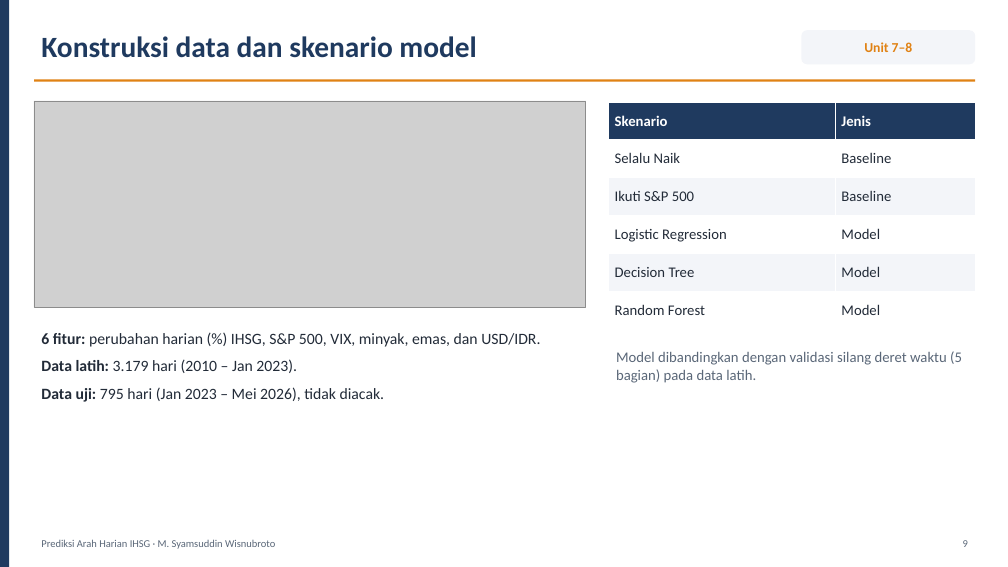
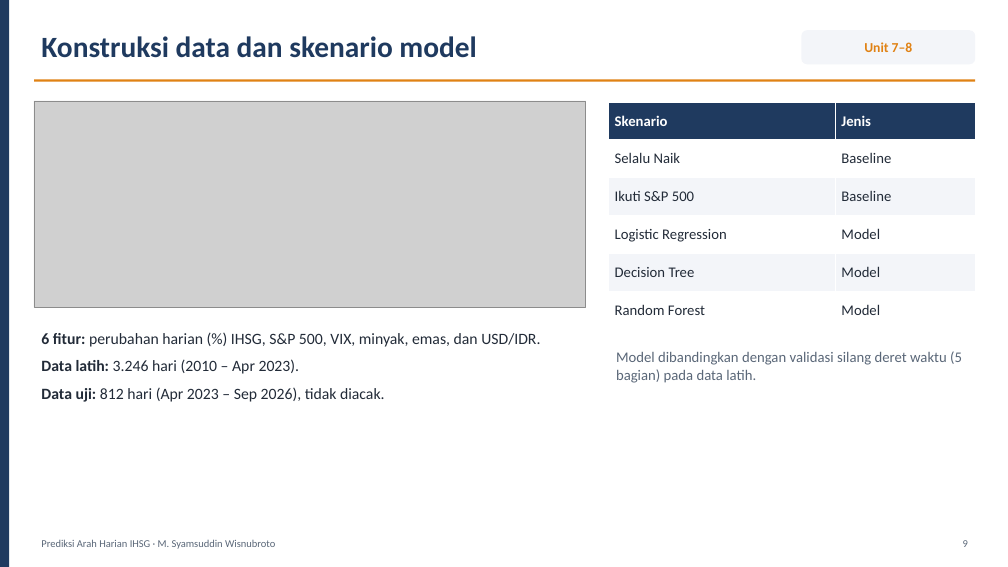
Before and after one commit to syamsuddinexcellent/portfolio-ilmuwan-data, a slide deck: slide 9 of presentation/Presentasi_Ilmuwan_Data_Syamsuddin_Wisnubroto.pptx. Drawn at 1008x567 pixels with LibreOffice and Linux fonts; fonts in the diff are those of the drawing; grey boxes stand for pictures. Boxes give left, top, right and bottom in pixels: in the first picture for what was removed or moved away, otherwise in the second. Text is boxed around its words. In the diff, an @@ line names an element or a change of style, - is before the commit and + after.

```diff
--- a/presentation/Presentasi_Ilmuwan_Data_Syamsuddin_Wisnubroto.pptx
+++ b/presentation/Presentasi_Ilmuwan_Data_Syamsuddin_Wisnubroto.pptx
@@ text at box(41, 359, 385, 402): text changed @@
-Data latih: 3.179 hari (2010 – Jan 2023).
-Data uji: 795 hari (Jan 2023 – Mei 2026), tidak diacak.
+Data latih: 3.246 hari (2010 – Apr 2023).
+Data uji: 812 hari (Apr 2023 – Sep 2026), tidak diacak.
```
Also in this commit, not shown: 7 other slides changed, 34 other files.
